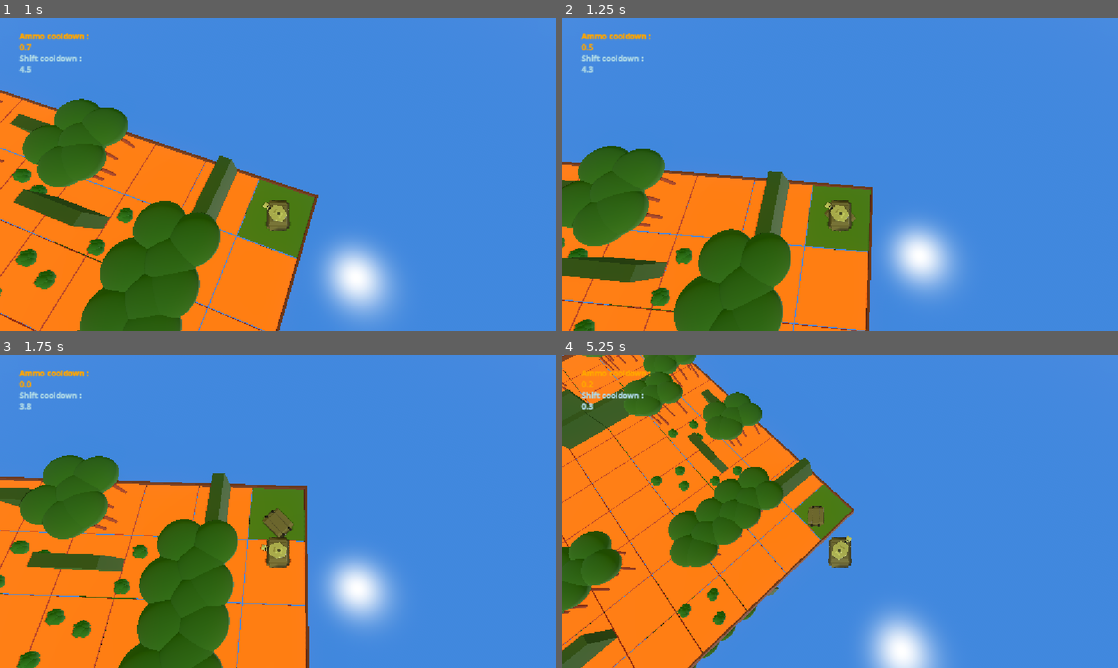
Above: before the commit, frames 1-4 (two rows, left to right).
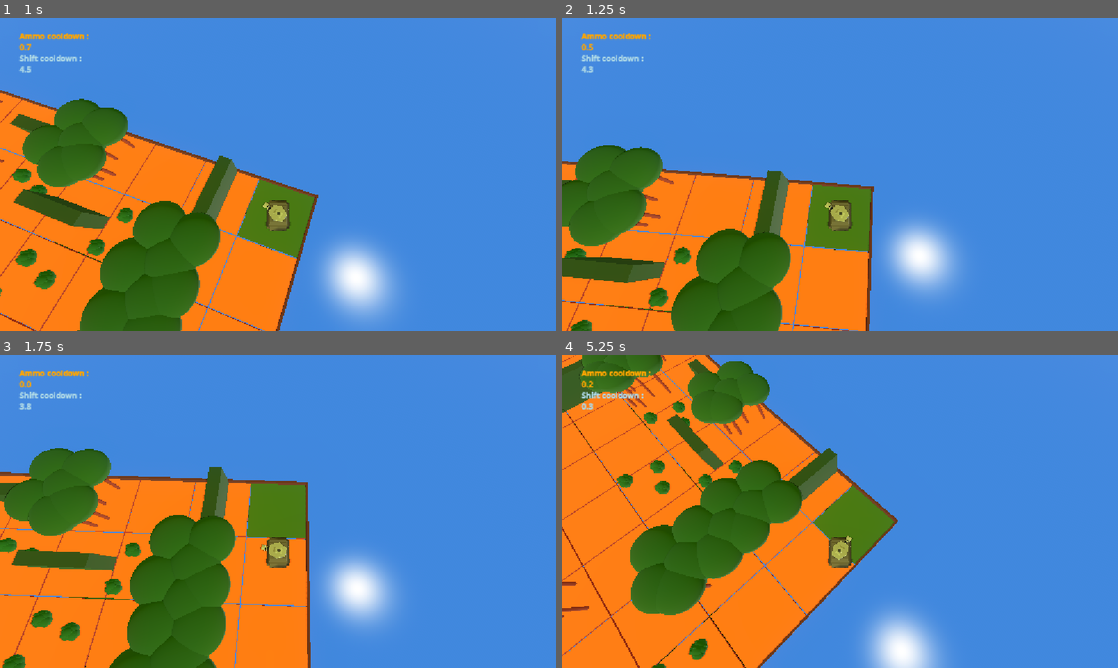
Above: after the commit, the same moments.

Repository: Grihgrix/Tank_Shift
Game: Godot game, scene res://Game scenes/Main_game_scene.tscn
Same seed, same stepped clock (60 frames per second), same inputs: the game is played once before the commit and once after it.
Inputs (mouse positions are in pixels of both pictures, inside the frame that each line leads up to):
- Up to frame 1 (1 s): tap Enter (ui_accept) at 0.5, 0.77 s; move the mouse to (55, 55) at 0.52 s; hold Right (ui_right) from 0.53 s (still down); right-click (55, 55) at 0.6 s; click (55, 55) at 0.67 s
- Up to frame 2 (1.25 s): keep holding Right (ui_right)
- Up to frame 3 (1.75 s): move the mouse to (166, 527) at 1.27 s; release Right (ui_right) at 1.28 s; hold Down (ui_down) from 1.28 s (still down); click (166, 527) at 1.35 s; tap Enter (ui_accept) at 1.52 s
- Up to frame 4 (5.25 s): move the mouse to (617, 392) at 2.02 s; release Down (ui_down) at 2.03 s; hold Right (ui_right) 2.03-2.78 s; right-click (617, 392) at 2.1 s; click (617, 392) at 2.17 s; move the mouse to (812, 574) at 2.77 s; hold Up (ui_up) 2.78-3.53 s; click (812, 574) at 2.85 s; tap Enter (ui_accept) at 3.02, 3.77, 4.52 s; move the mouse to (1006, 558) at 3.52 s; hold Left (ui_left) 3.53-5.03 s; right-click (1006, 558) at 3.6 s; move the mouse to (673, 464) at 4.27 s; click (673, 464) at 4.35 s; move the mouse to (867, 511) at 5.02 s; hold Down (ui_down) from 5.03 s (still down); right-click (867, 511) at 5.1 s; click (867, 511) at 5.17 s

Frame 1 is identical in both runs. In frame 2, 1.9% of the frame differs, in the area x 0-57%, y 40-100%; in frame 3, 7.4%; in frame 4, 25%, in the area x 0-61%, y 0-100%.

Commit message:
Collision resized
This limits the risk of players that are on the same location but 1 up and 1 down would collide together when shifting, which could make them fly off from the board

Diff:
--- a/Game scenes/Character scenes/character.tscn
+++ b/Game scenes/Character scenes/character.tscn
@@ -38,7 +38,7 @@
 shader_parameter/uv2_offset = Vector3(0, 0, 0)
 
 [sub_resource type="BoxShape3D" id="BoxShape3D_f7ppj"]
-size = Vector3(2.505188, 1.5316772, 2.6224976)
+size = Vector3(2.505188, 1.212616, 2.6224976)
 
 [node name="Character" type="CharacterBody3D" unique_id=1998404675]
 transform = Transform3D(0.99999994, 0, 0, 0, 0.99999994, 0, 0, 0, 1, 0, 0, 0)
@@ -68,7 +68,7 @@
 surface_material_override/0 = SubResource("ShaderMaterial_ufa4k")
 
 [node name="CollisionShape3D" type="CollisionShape3D" parent="." unique_id=931742010]
-transform = Transform3D(0.9999831, 0, 0, 0, 0.9999831, 0, 0, 0, 1, 0, 0.8938044, -0.04360962)
+transform = Transform3D(0.99997777, 0, 0, 0, 0.99997777, 0, 0, 0, 1, 0, 1.053332, -0.04360962)
 shape = SubResource("BoxShape3D_f7ppj")
 
 [node name="Shift_Timer" type="Timer" parent="." unique_id=983244169]
